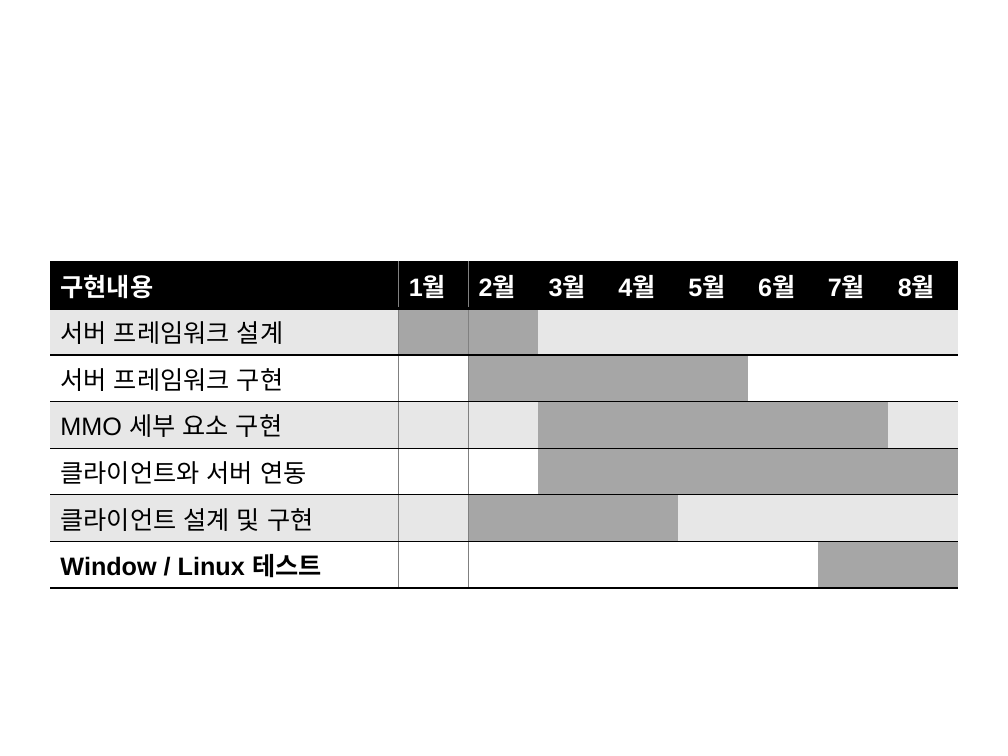
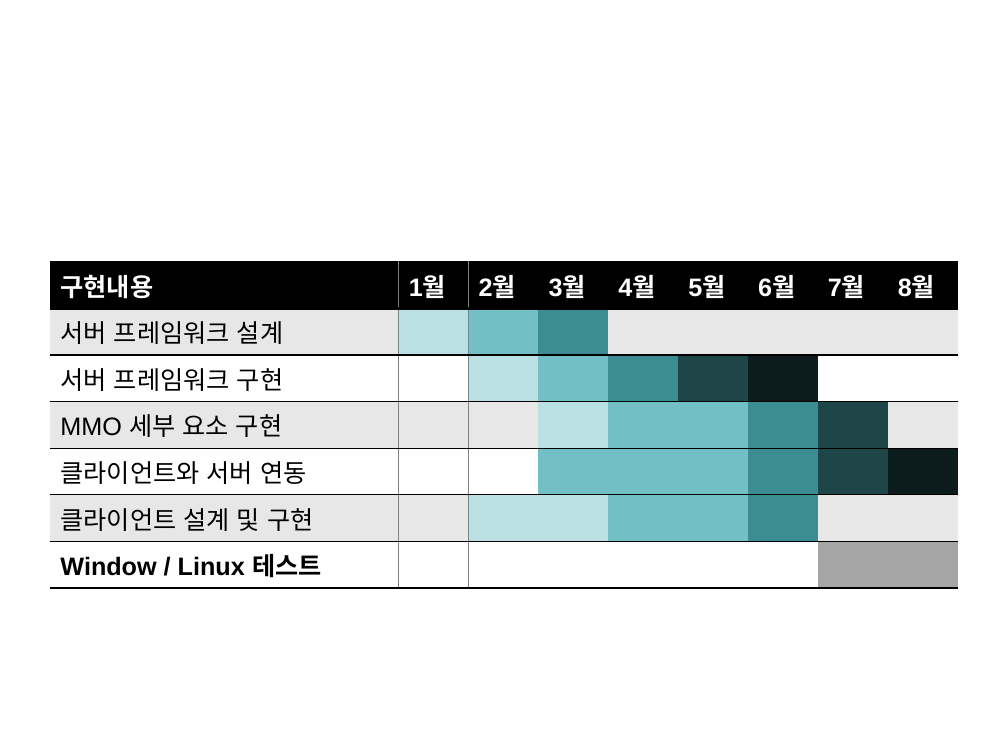
Before and after one commit to SeoAram/ServerOS, a slide deck: slide 13 of docs/운영체제가 MMO서버 성능에 미치는 영향에 관한연구_서아람_중간발표.pptx (slide 10 before the commit). Drawn at 1008x756 pixels with LibreOffice and Linux fonts; fonts in the diff are those of the drawing; background and template pictures are left out. Boxes give left, top, right and bottom in pixels: in the first picture for what was removed or moved away, otherwise in the second. Text is boxed around its words. In the diff, an @@ line names an element or a change of style, - is before the commit and + after.

```diff
--- a/docs/운영체제가 MMO서버 성능에 미치는 영향에 관한연구_서아람_중간발표.pptx
+++ b/docs/운영체제가 MMO서버 성능에 미치는 영향에 관한연구_서아람_중간발표.pptx
@@ table at (x1=50, y1=262, x2=956, y2=582) @@
@@ fill #A6A6A6 to #BBE0E3 in 5 cells @@
@@ fill #A6A6A6 to #72BFC5 in 8 cells @@
@@ fill #E7E7E7 to #3C8C93 in 2 cells @@
@@ fill #A6A6A6 to #3C8C93 in 3 cells @@
@@ fill #A6A6A6 to #1E4649 in 3 cells @@
@@ fill #FFFFFF to #0C1C1D in row 3, column 7 @@
@@ fill #A6A6A6 to #0C1C1D in row 5, column 9 @@
@@ fill #E7E7E7 to #72BFC5 in row 6, column 6 @@
```
Also in this commit, not shown: 7 other slides changed, 5 slides added, 4 slides removed.
